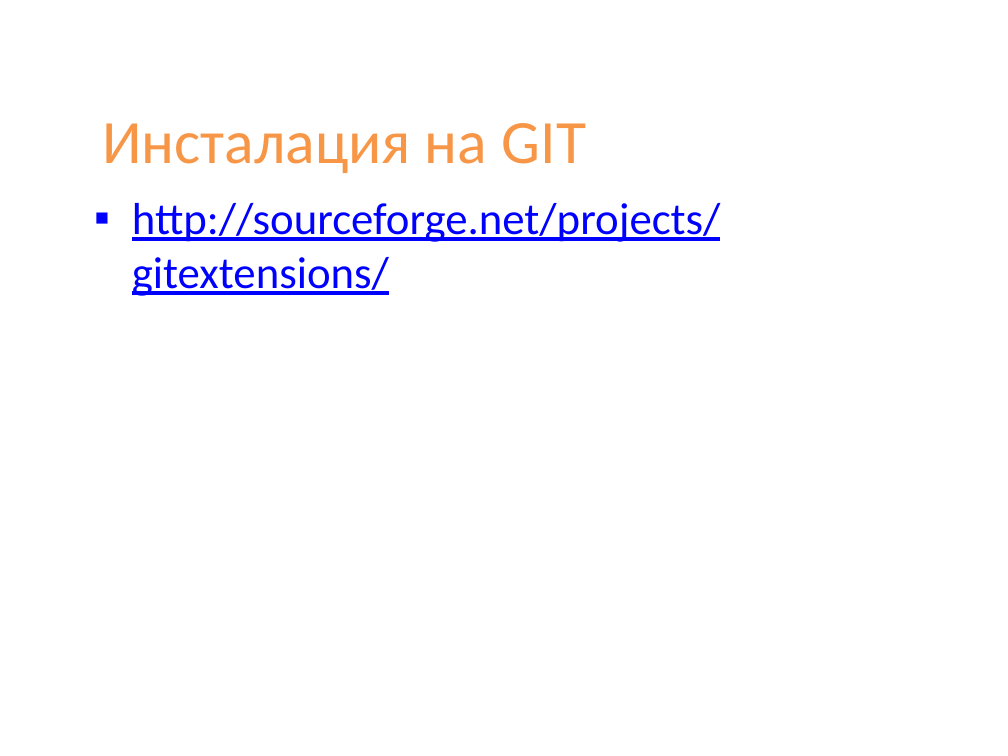
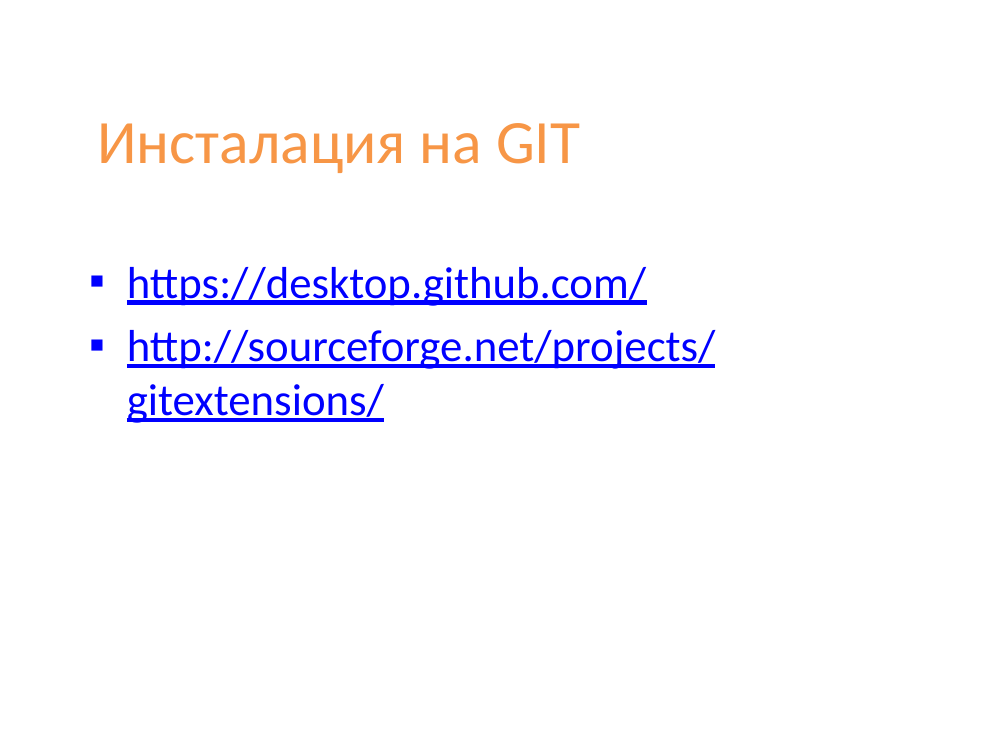
Before and after one commit to Academy-Soft-Intellect/Front-End-Course, a slide deck: slide 5 of 01-Version-Control-Systems.pptx (slide 6 before the commit). Drawn at 1008x756 pixels with LibreOffice and Linux fonts; fonts in the diff are those of the drawing; background and template pictures are left out. Boxes give left, top, right and bottom in pixels: in the first picture for what was removed or moved away, otherwise in the second. Text is boxed around its words. In the diff, an @@ line names an element or a change of style, - is before the commit and + after.

```diff
--- a/01-Version-Control-Systems.pptx
+++ b/01-Version-Control-Systems.pptx
@@ title "Инсталация на GIT" moved from (x1=102, y1=123, x2=586, y2=173) to (x1=97, y1=123, x2=580, y2=173) @@
@@ text at (x1=127, y1=267, x2=646, y2=306): paragraph added @@
+▪ https://desktop.github.com/
```
Also in this commit, not shown: 4 other slides changed, 5 other files.
